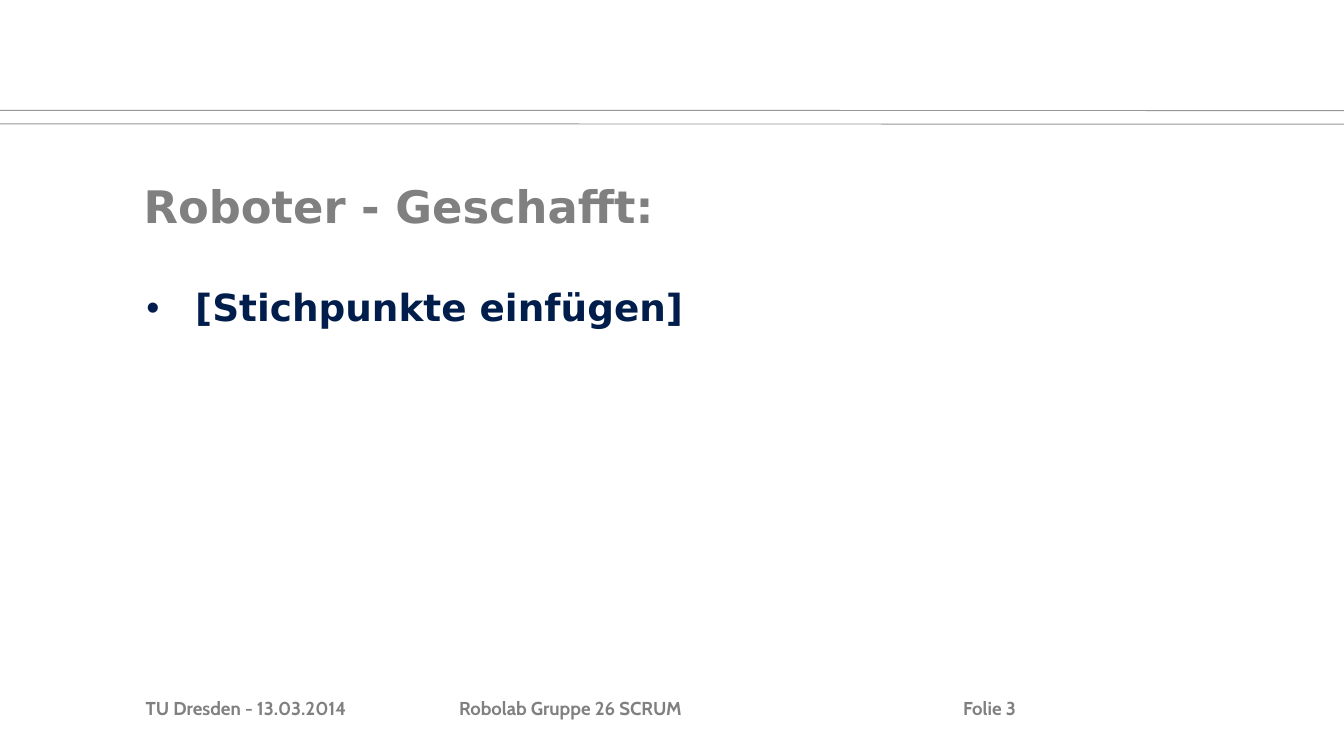
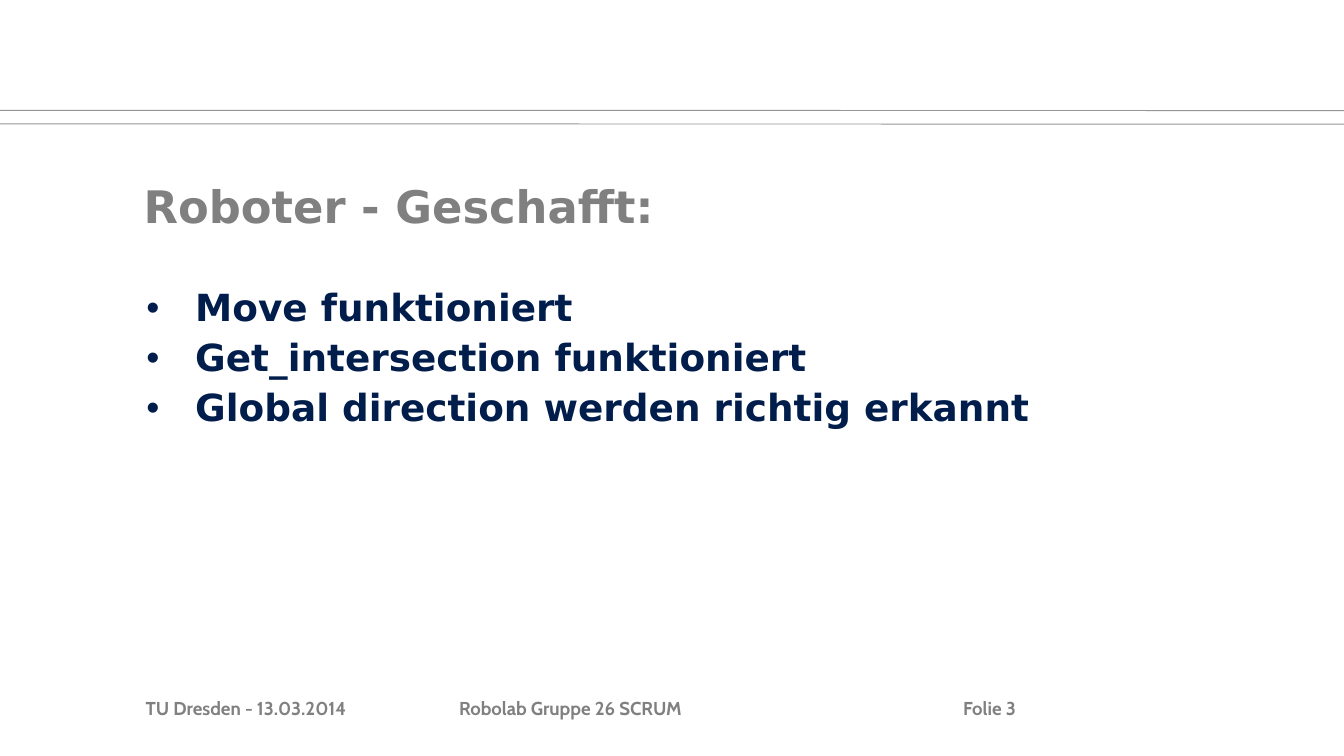
Before and after one commit to MarauderXtreme/robolab-2014, a slide deck: slide 3 of Scrum/scrum-13-03-14.ppt. Drawn at 1344x756 pixels with LibreOffice and Linux fonts; fonts in the diff are those of the drawing; background and template pictures are left out. Boxes give left, top, right and bottom in pixels: in the first picture for what was removed or moved away, otherwise in the second. Text is boxed around its words. In the diff, an @@ line names an element or a change of style, - is before the commit and + after.

```diff
--- a/Scrum/scrum-13-03-14.ppt
+++ b/Scrum/scrum-13-03-14.ppt
@@ text at (195,292,1029,429): text changed @@
-• [Stichpunkte einfügen]
+• Move funktioniert
+• Get_intersection funktioniert
+• Global direction werden richtig erkannt
```
Also in this commit, not shown: 5 other slides changed, 3 other files.
